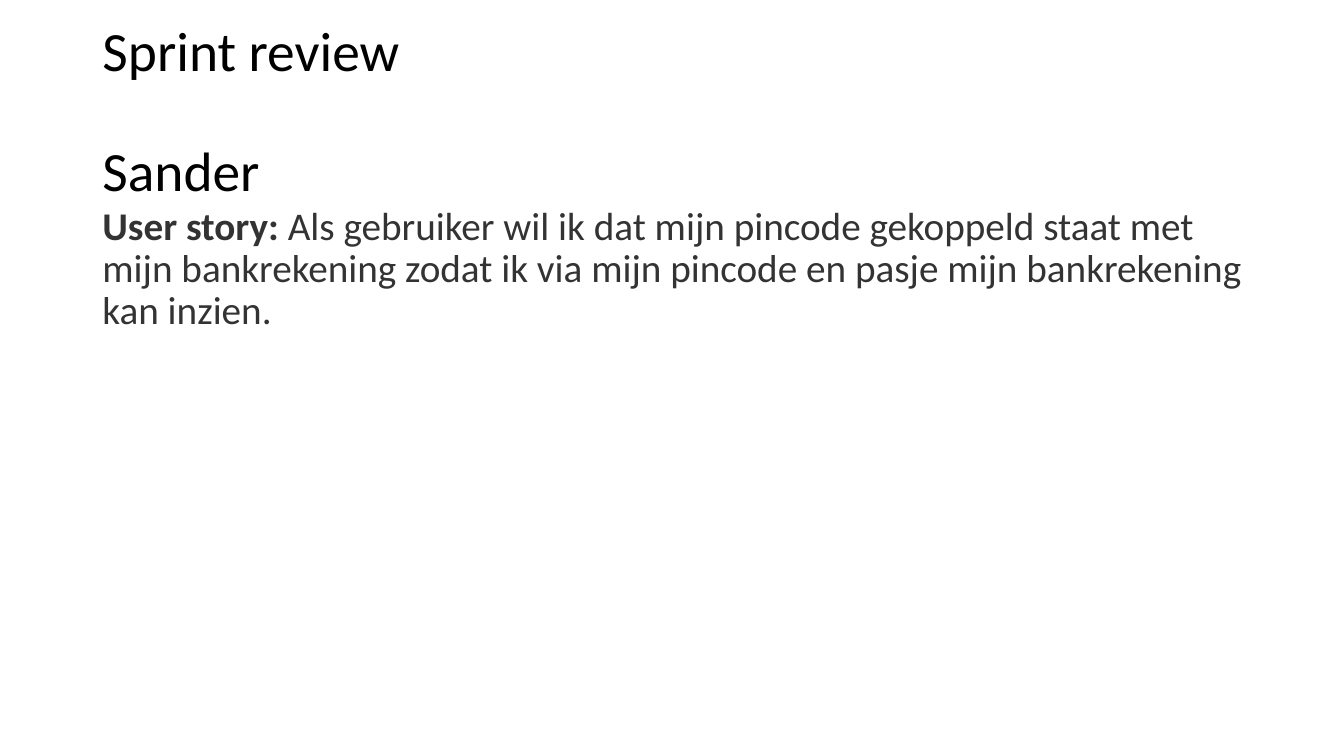
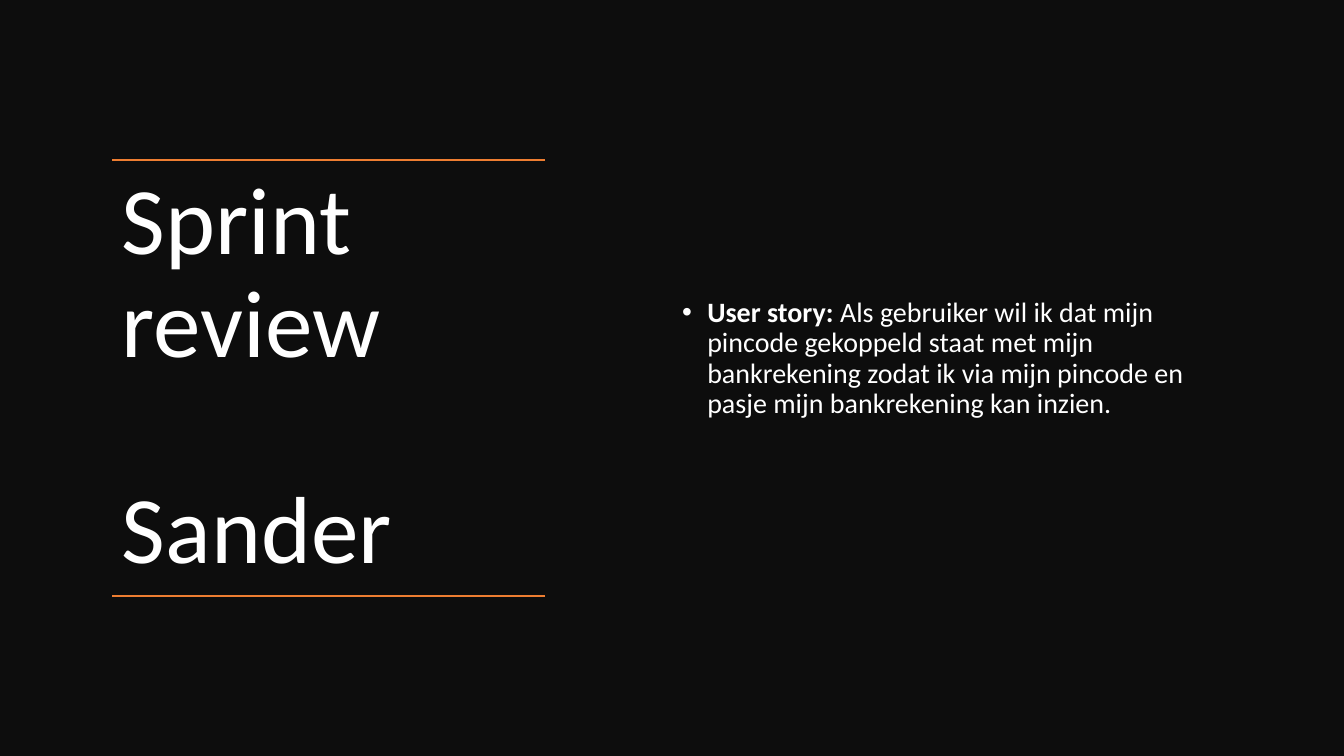
Before and after one commit to Sinjablo/Git-TINPRJ03-34, a slide deck: slide 5 of Presentaties/PresentatieSprint3.pptx (slide 4 before the commit). Drawn at 1344x756 pixels with LibreOffice and Linux fonts; fonts in the diff are those of the drawing. Boxes give left, top, right and bottom in pixels: in the first picture for what was removed or moved away, otherwise in the second. Text is boxed around its words. In the diff, an @@ line names an element or a change of style, - is before the commit and + after.

```diff
--- a/Presentaties/PresentatieSprint3.pptx
+++ b/Presentaties/PresentatieSprint3.pptx
@@ rectangle added at [0,0,1344,756], fill #0D0D0D @@
@@ text "User story: Als gebruiker wil ...": place and size @@
-text "User story: Als gebruiker wil ..." at [102,212,1241,325]
+text "User story: Als gebruiker wil ..." at [707,302,1183,418]
@@ text "User story: Als gebruiker wil ..." at [707,302,1183,418]: size 28 to 20 pt, text colour #000000 at 80% opacity to #FFFFFF; bullet none to •; vertical alignment top to middle @@
@@ title "Sprint review Sander": place and size @@
-title "Sprint review Sander" at [102,33,399,192]
+title "Sprint review Sander" at [122,188,392,564]
@@ title "Sprint review Sander" at [122,188,392,564]: size 39.6 to 68 pt, text colour #000000 to #FFFFFF @@
@@ line added from (545, 160) to (112, 160), #ED7D31 1 pt @@
@@ line added from (545, 596) to (112, 596), #ED7D31 1 pt @@
```
Also in this commit, not shown: 8 other slides changed.
